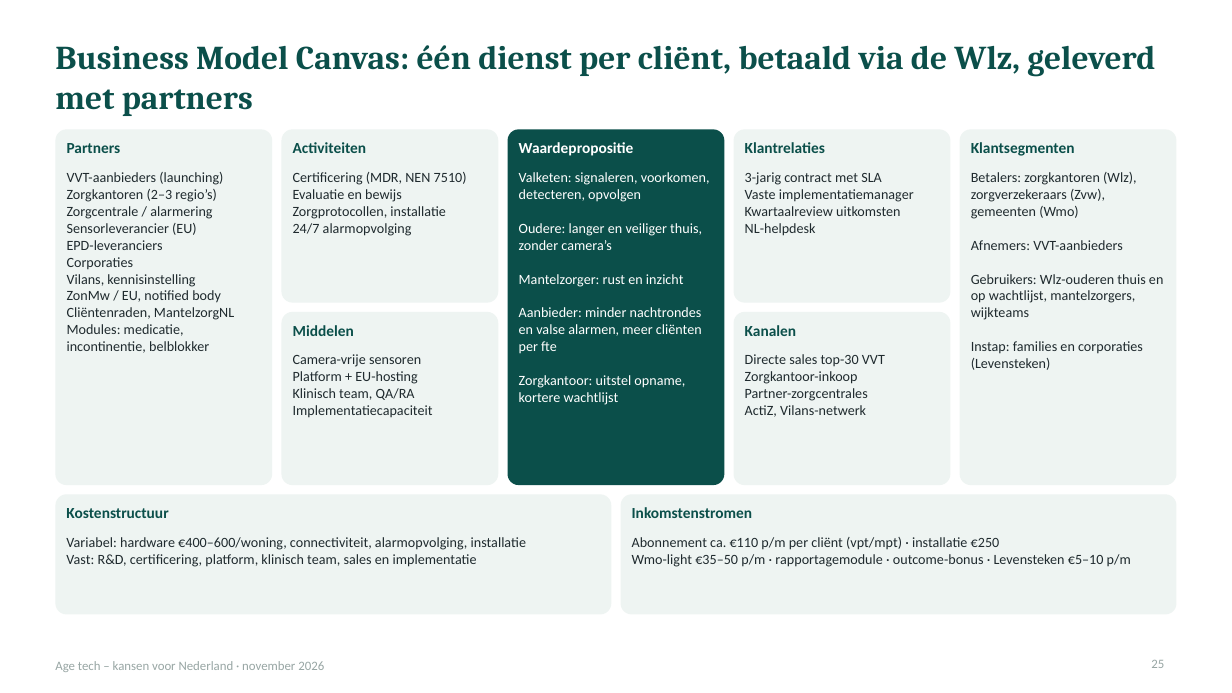
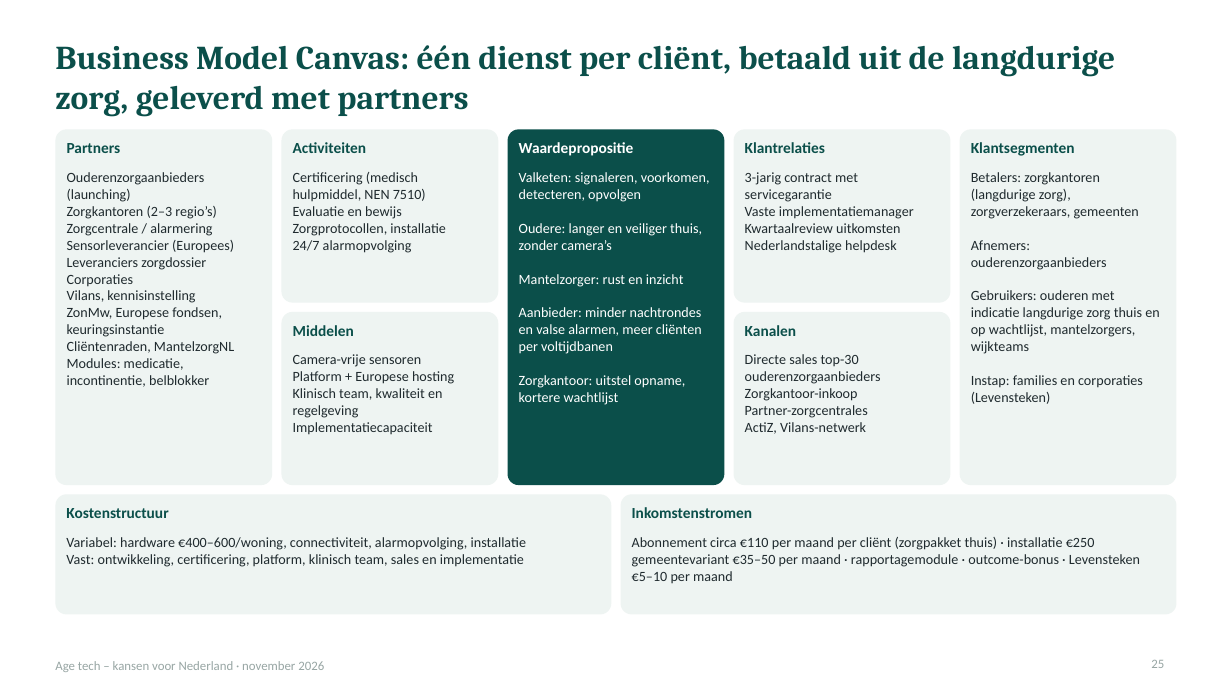
Before and after one commit to robruijn/Four-Seasons-Rome-2026, a slide deck: slide 25 of AgeTech_kansen_Nederland.pptx. Drawn at 1232x693 pixels with LibreOffice and Linux fonts; fonts in the diff are those of the drawing. Boxes give left, top, right and bottom in pixels: in the first picture for what was removed or moved away, otherwise in the second. Text is boxed around its words. In the diff, an @@ line names an element or a change of style, - is before the commit and + after.

```diff
--- a/AgeTech_kansen_Nederland.pptx
+++ b/AgeTech_kansen_Nederland.pptx
@@ title at (x1=55, y1=45, x2=1115, y2=117): text changed @@
-Business Model Canvas: één dienst per cliënt, betaald via de Wlz, geleverd met partners
+Business Model Canvas: één dienst per cliënt, betaald uit de langdurige zorg, geleverd met partners
@@ text at (x1=67, y1=172, x2=205, y2=202): text changed @@
-VVT-aanbieders (launching)
+Ouderenzorgaanbieders (launching)
@@ text at (x1=293, y1=172, x2=426, y2=201): text changed @@
-Certificering (MDR, NEN 7510)
+Certificering (medisch hulpmiddel, NEN 7510)
@@ text at (x1=745, y1=172, x2=858, y2=202): text changed @@
-3-jarig contract met SLA
+3-jarig contract met servicegarantie
@@ text at (x1=971, y1=172, x2=1159, y2=354): text changed @@
-Betalers: zorgkantoren (Wlz), zorgverzekeraars (Zvw), gemeenten (Wmo)
-Afnemers: VVT-aanbieders
-Gebruikers: Wlz-ouderen thuis en op wachtlijst, mantelzorgers, wijkteams
+Betalers: zorgkantoren (langdurige zorg), zorgverzekeraars, gemeenten
+Afnemers: ouderenzorgaanbieders
+Gebruikers: ouderen met indicatie langdurige zorg thuis en op wachtlijst, mantelzorgers, wijkteams
@@ text at (x1=67, y1=240, x2=234, y2=270): text changed @@
-Sensorleverancier (EU)
-EPD-leveranciers
+Sensorleverancier (Europees)
+Leveranciers zorgdossier
@@ text at (x1=745, y1=240, x2=897, y2=253): text changed @@
-NL-helpdesk
+Nederlandstalige helpdesk
@@ text at (x1=67, y1=307, x2=222, y2=337): text changed @@
-ZonMw / EU, notified body
+ZonMw, Europese fondsen, keuringsinstantie
@@ text at (x1=519, y1=307, x2=702, y2=354): text changed @@
-Aanbieder: minder nachtrondes en valse alarmen, meer cliënten per fte
+Aanbieder: minder nachtrondes en valse alarmen, meer cliënten per voltijdbanen
@@ text at (x1=745, y1=354, x2=881, y2=384): text changed @@
-Directe sales top-30 VVT
+Directe sales top-30 ouderenzorgaanbieders
@@ text at (x1=293, y1=371, x2=454, y2=418): text changed @@
-Platform + EU-hosting
-Klinisch team, QA/RA
+Platform + Europese hosting
+Klinisch team, kwaliteit en regelgeving
@@ text at (x1=632, y1=537, x2=1140, y2=583): text changed @@
-Abonnement ca. €110 p/m per cliënt (vpt/mpt) · installatie €250
-Wmo-light €35–50 p/m · rapportagemodule · outcome-bonus · Levensteken €5–10 p/m
+Abonnement circa €110 per maand per cliënt (zorgpakket thuis) · installatie €250
+gemeentevariant €35–50 per maand · rapportagemodule · outcome-bonus · Levensteken €5–10 per maand
@@ text at (x1=66, y1=554, x2=524, y2=567): text changed @@
-Vast: R&D, certificering, platform, klinisch team, sales en implementatie
+Vast: ontwikkeling, certificering, platform, klinisch team, sales en implementatie
```
Also in this commit, not shown: 42 other slides changed.
